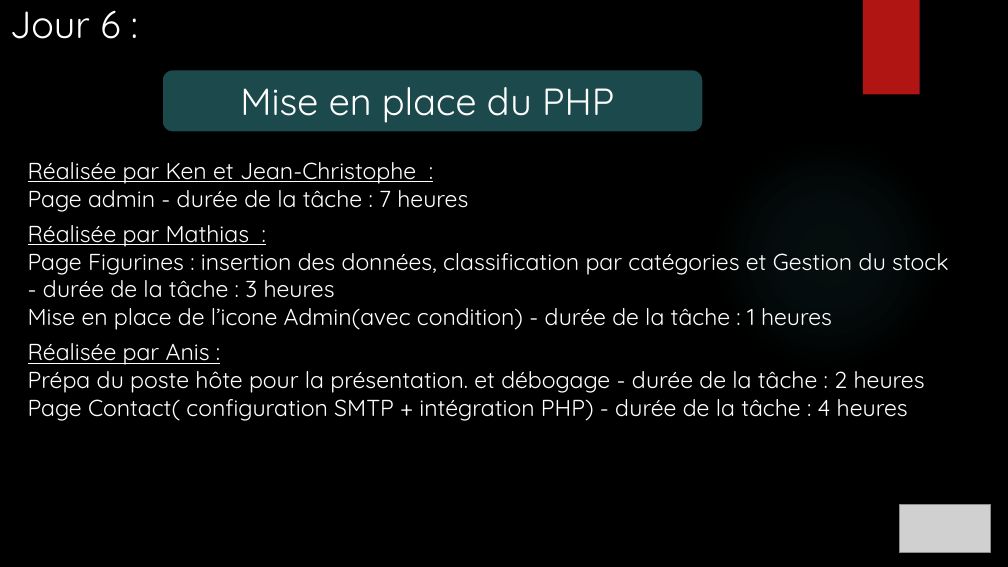
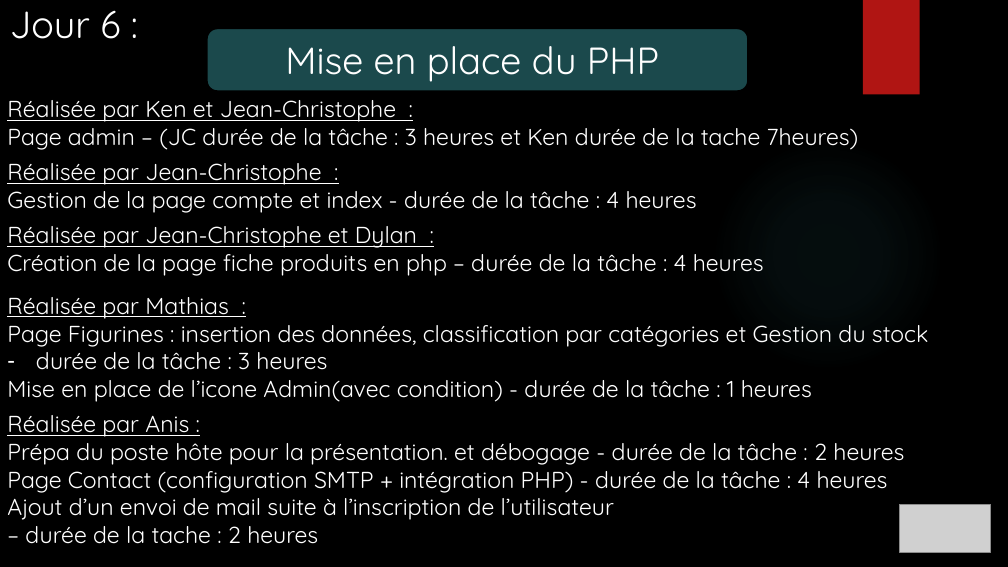
Before and after one commit to ChampemeDylan/UPOP, a slide deck: slide 24 of Présentation UPOP.pptx (slide 23 before the commit). Drawn at 1008x567 pixels with LibreOffice and Linux fonts; fonts in the diff are those of the drawing; grey boxes stand for pictures; background and template pictures are left out. Boxes give left, top, right and bottom in pixels: in the first picture for what was removed or moved away, otherwise in the second. Text is boxed around its words. In the diff, an @@ line names an element or a change of style, - is before the commit and + after.

```diff
--- a/Présentation UPOP.pptx
+++ b/Présentation UPOP.pptx
@@ rounded rectangle "Mise en place du PHP": place and size @@
-rounded rectangle "Mise en place du PHP" at (162, 70, 703, 132)
+rounded rectangle "Mise en place du PHP" at (207, 29, 749, 91)
@@ text "Réalisée par Ken et Jean-Christophe ...": place and size @@
-text "Réalisée par Ken et Jean-Christophe ..." at (28, 162, 948, 421)
+text "Réalisée par Ken et Jean-Christophe ..." at (7, 100, 928, 544)
@@ text at (7, 121, 859, 276): text changed @@
-Page admin - durée de la tâche : 7 heures
+Page admin – (JC durée de la tâche : 3 heures et Ken durée de la tache 7heures)
+Réalisée par Jean-Christophe :
+Gestion de la page compte et index - durée de la tâche : 4 heures
+Réalisée par Jean-Christophe et Dylan :
+Création de la page fiche produits en php – durée de la tâche : 4 heures
@@ text at (36, 346, 327, 370): text changed @@
-- durée de la tâche : 3 heures
+– durée de la tâche : 3 heures
@@ text at (7, 464, 888, 544): text changed @@
-Page Contact( configuration SMTP + intégration PHP) - durée de la tâche : 4 heures
+Page Contact (configuration SMTP + intégration PHP) - durée de la tâche : 4 heures
+Ajout d’un envoi de mail suite à l’inscription de l’utilisateur
+– durée de la tache : 2 heures
```
Also in this commit, not shown: 15 other slides changed, 7 slides added.
